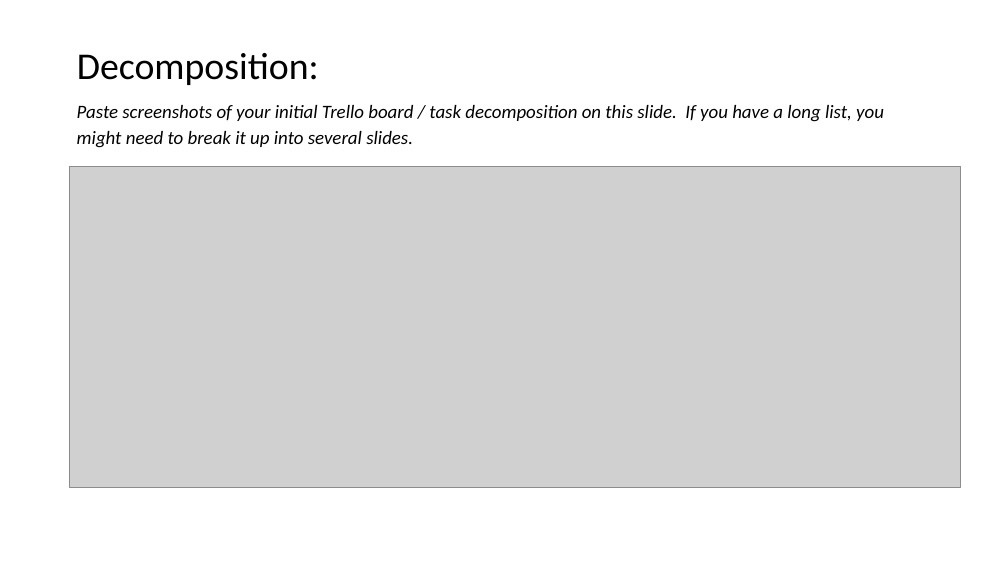
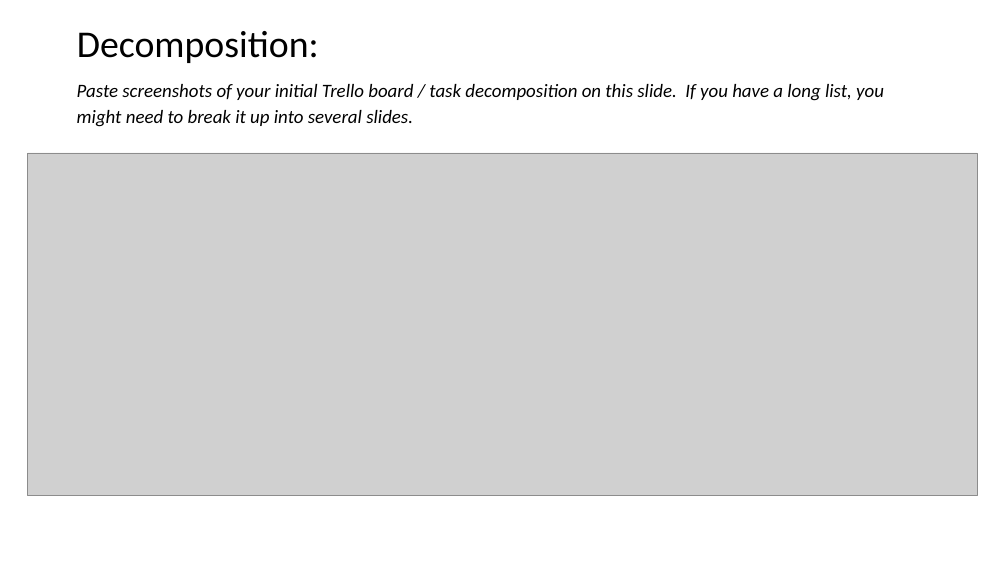
Before and after one commit to peter123321123321/Monster-Cards-Internal, a slide deck: slide 6 of 2.7 and 2.8 Documentation Template.pptx. Drawn at 1008x567 pixels with LibreOffice and Linux fonts; fonts in the diff are those of the drawing; grey boxes stand for pictures. Boxes give left, top, right and bottom in pixels: in the first picture for what was removed or moved away, otherwise in the second. Text is boxed around its words. In the diff, an @@ line names an element or a change of style, - is before the commit and + after.

```diff
--- a/2.7 and 2.8 Documentation Template.pptx
+++ b/2.7 and 2.8 Documentation Template.pptx
@@ title "Decomposition:": place and size @@
-title "Decomposition:" at <box>77,53,319,85</box>
+title "Decomposition:" at <box>77,31,319,63</box>
@@ text "Paste screenshots of your initial ...": place and size @@
-text "Paste screenshots of your initial ..." at <box>77,105,884,148</box>
+text "Paste screenshots of your initial ..." at <box>77,84,884,127</box>
@@ picture: place and size @@
-picture at <box>70,166,961,488</box>
+picture at <box>28,153,978,496</box>
```
Also in this commit, not shown: 5 other slides changed, 15 slides added, 5 other files.
